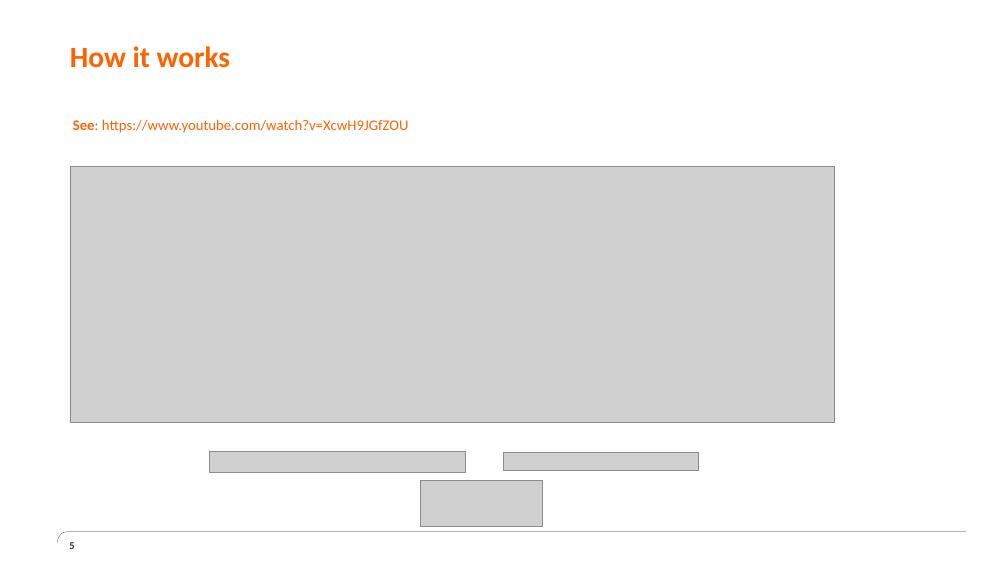
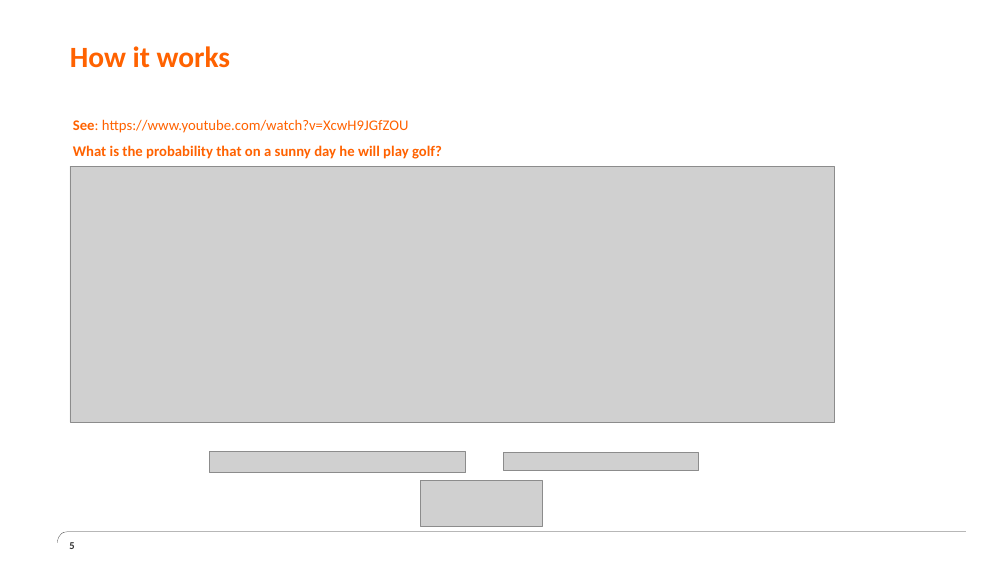
Before and after one commit to erik121212/naivebayes, a slide deck: slide 5 of spark-core/naive-bayes/src/main/resources/NaiveBayes.pptx. Drawn at 1008x567 pixels with LibreOffice and Linux fonts; fonts in the diff are those of the drawing; grey boxes stand for pictures; background and template pictures are left out. Boxes give left, top, right and bottom in pixels: in the first picture for what was removed or moved away, otherwise in the second. Text is boxed around its words. In the diff, an @@ line names an element or a change of style, - is before the commit and + after.

```diff
--- a/spark-core/naive-bayes/src/main/resources/NaiveBayes.pptx
+++ b/spark-core/naive-bayes/src/main/resources/NaiveBayes.pptx
@@ text added at (73,145,442,159), 14 pt, text #FF6200, bold @@
+What is the probability that on a sunny day he will play golf?
```
Also in this commit, not shown: 5 other slides changed, 1 slide added, 1 slide removed.
